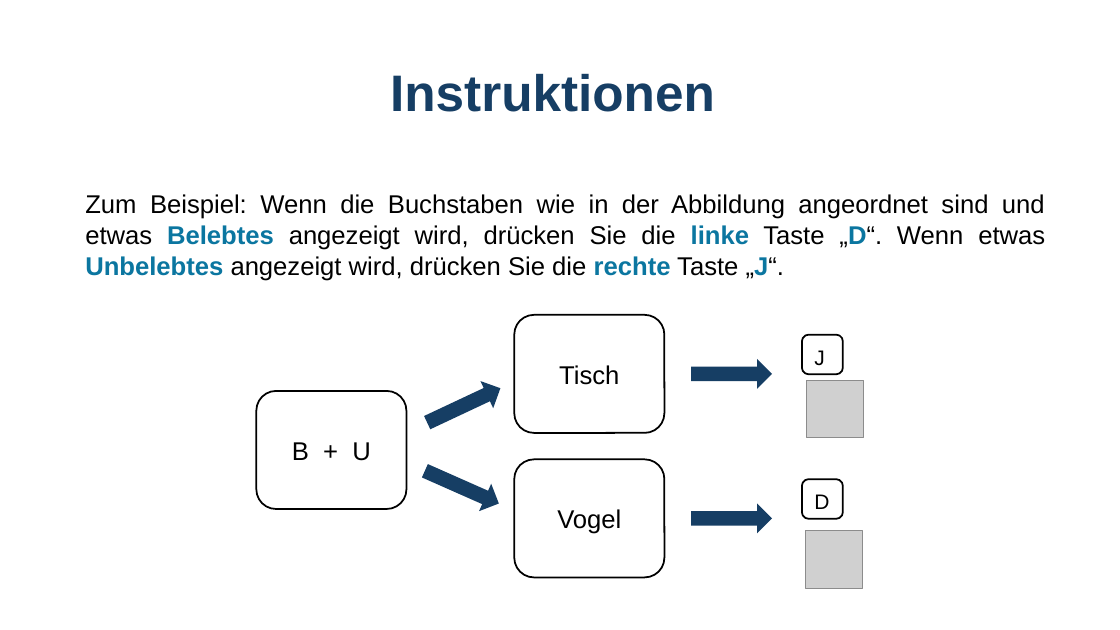
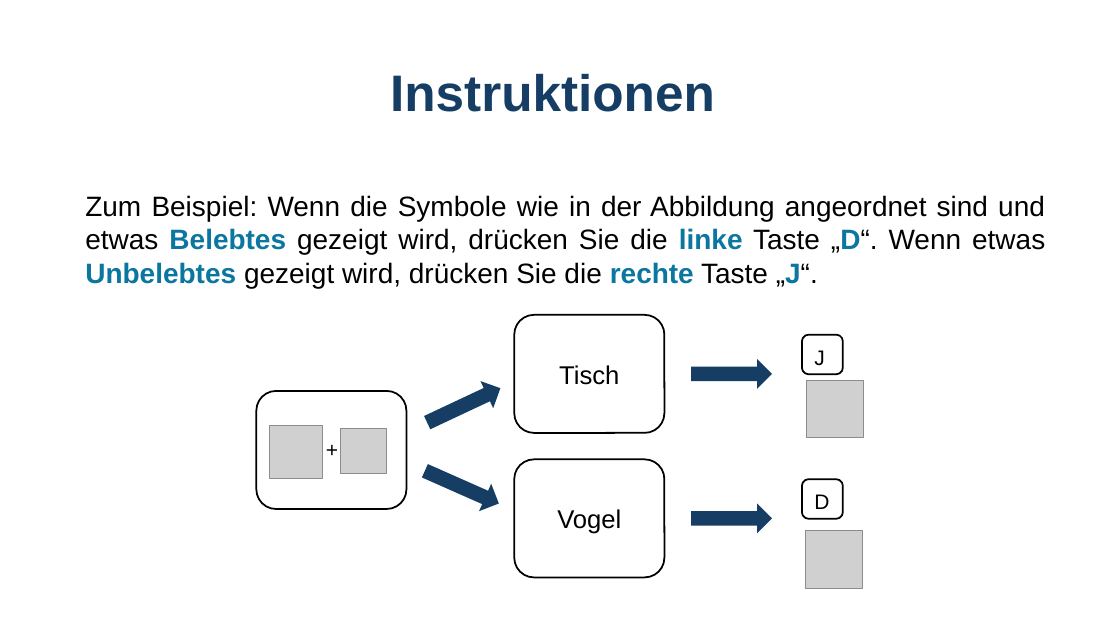
Before and after one commit to GidonFrischkorn/Ambizione-IndividualDifferencesStudy, a slide deck: slide 4 of tasks/word-judgement-changingSR/assets/Instructions_wordschangeSR.pptx. Drawn at 1120x630 pixels with LibreOffice and Linux fonts; fonts in the diff are those of the drawing; grey boxes stand for pictures. Boxes give left, top, right and bottom in pixels: in the first picture for what was removed or moved away, otherwise in the second. Text is boxed around its words. In the diff, an @@ line names an element or a change of style, - is before the commit and + after.

```diff
--- a/tasks/word-judgement-changingSR/assets/Instructions_wordschangeSR.pptx
+++ b/tasks/word-judgement-changingSR/assets/Instructions_wordschangeSR.pptx
@@ text at (x1=85, y1=195, x2=1045, y2=288): text changed; size 22 to 24 pt @@
-Zum Beispiel: Wenn die Buchstaben wie in der Abbildung angeordnet sind und etwas Belebtes angezeigt wird, drücken Sie die linke Taste „D“. Wenn etwas Unbelebtes angezeigt wird, drücken Sie die rechte Taste „J“.
+Zum Beispiel: Wenn die Symbole wie in der Abbildung angeordnet sind und etwas Belebtes gezeigt wird, drücken Sie die linke Taste „D“. Wenn etwas Unbelebtes gezeigt wird, drücken Sie die rechte Taste „J“.
@@ picture added at (x1=270, y1=425, x2=323, y2=478) @@
@@ text removed at (x1=292, y1=442, x2=371, y2=461) @@
-B + U
@@ text added at (x1=318, y1=432, x2=347, y2=465), 18 pt, text #000000 @@
++
@@ picture added at (x1=341, y1=429, x2=386, y2=474) @@
```
Also in this commit, not shown: 3 other slides changed, 12 other files.
